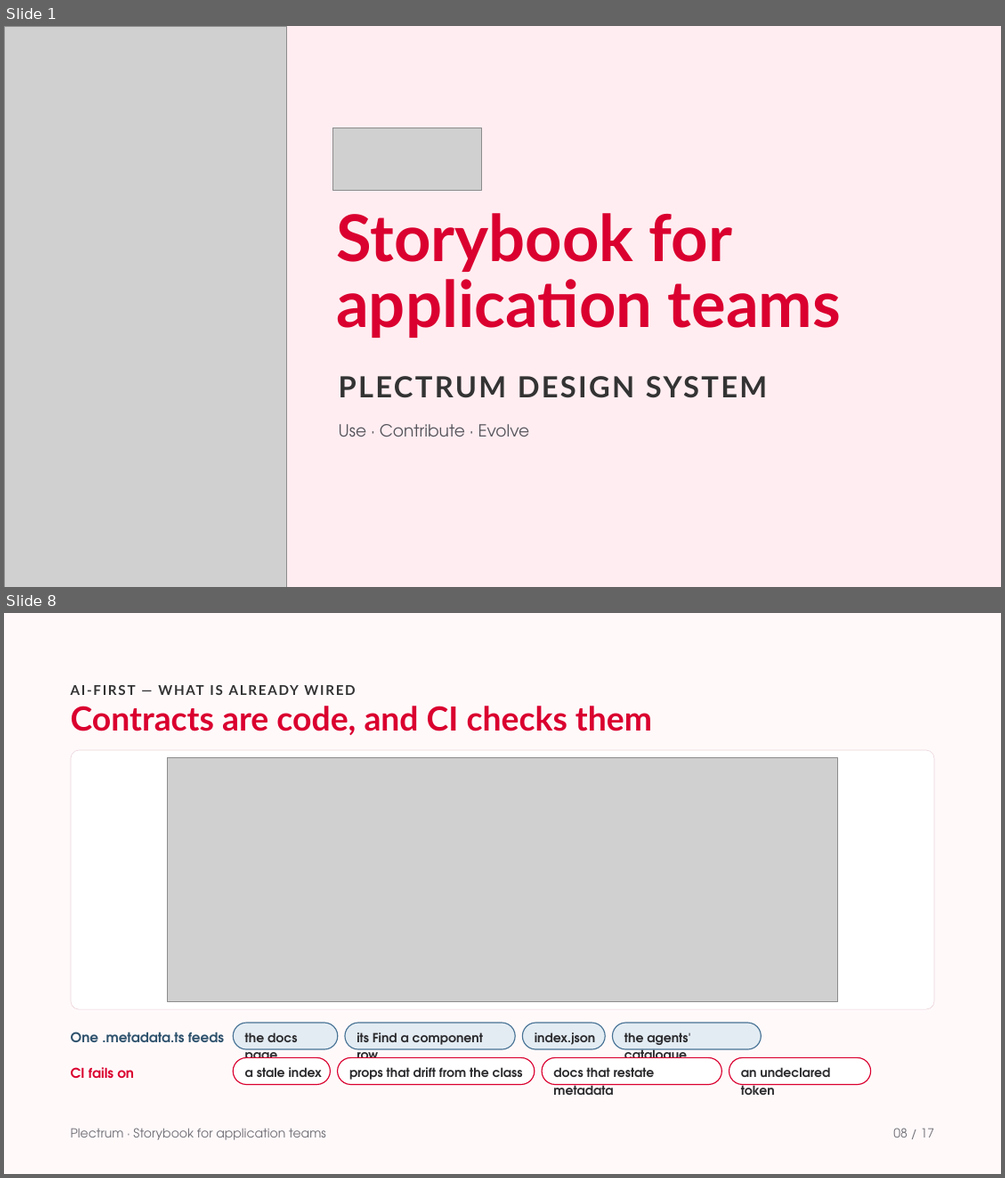
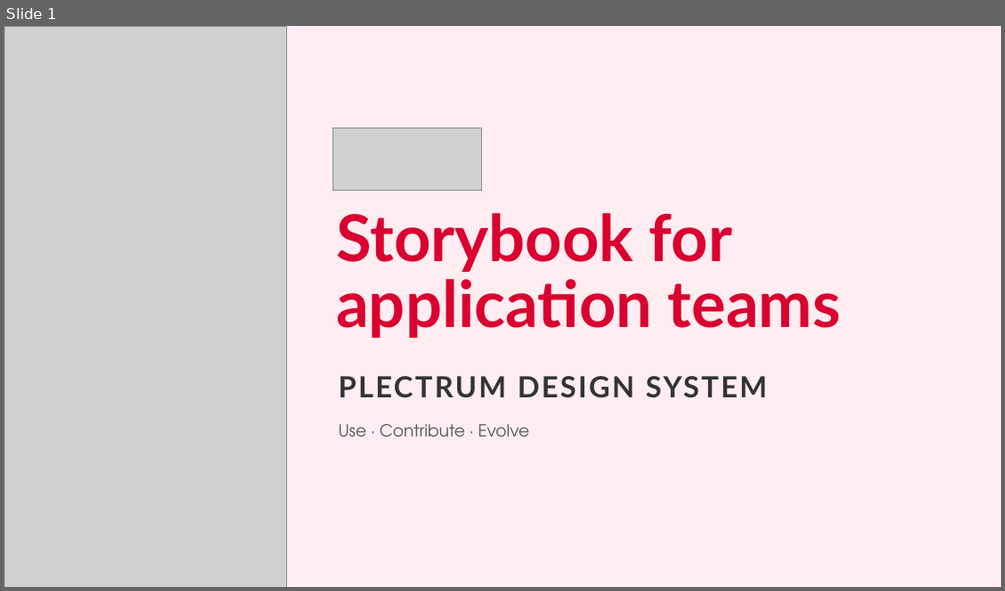
Before and after one commit to solidaris-danielbodigil/solidaris-plectrum, a slide deck: docs/Storybook for application teams.pptx. Shown one above the other, each under a label of ours: slides 1 and 8 before the commit, slide 1 after it; the slides between them are not shown. The pictures are 1005x1178 and 1005x591 pixels, drawn with LibreOffice and Linux fonts; fonts in the diff are those of the drawing; grey boxes stand for pictures. Boxes give left, top, right and bottom in pixels: in the first picture for what was removed or moved away, otherwise in the second. Text is boxed around its words. In the diff, an @@ line names an element or a change of style, - is before the commit and + after.

Commit message:
docs: add Storybook presentation for application teams

```diff
--- a/docs/Storybook for application teams.pptx
+++ b/docs/Storybook for application teams.pptx
@@ slide 8 removed at box(4, 613, 1001, 1174), background #FFF9FA @@
@@ text removed at box(71, 680, 961, 700) @@
-AI-FIRST — WHAT IS ALREADY WIRED
@@ text removed at box(71, 706, 652, 735) @@
-Contracts are code, and CI checks them
@@ rounded rectangle removed at box(71, 750, 934, 1009) @@
@@ picture removed at box(167, 757, 838, 1001) @@
@@ text removed at box(71, 1031, 224, 1042) @@
-One .metadata.ts feeds
@@ rounded rectangle removed at box(233, 1022, 338, 1050) @@
@@ text removed at box(245, 1032, 297, 1058) @@
-the docs page
@@ rounded rectangle removed at box(345, 1022, 516, 1050) @@
@@ text removed at box(356, 1032, 483, 1058) @@
-its Find a component row
@@ rounded rectangle removed at box(522, 1022, 606, 1050) @@
@@ text removed at box(534, 1032, 595, 1045) @@
-index.json
@@ rounded rectangle removed at box(613, 1022, 761, 1050) @@
@@ text removed at box(624, 1032, 690, 1058) @@
-the agents' catalogue
@@ rounded rectangle removed at box(233, 1058, 330, 1085) @@
@@ rounded rectangle removed at box(338, 1058, 534, 1085) @@
@@ rounded rectangle removed at box(542, 1058, 722, 1085) @@
@@ rounded rectangle removed at box(729, 1058, 871, 1085) @@
@@ text removed at box(71, 1067, 134, 1078) @@
-CI fails on
@@ text removed at box(245, 1067, 322, 1083) @@
-a stale index
@@ text removed at box(349, 1067, 523, 1079) @@
-props that drift from the class
@@ text removed at box(553, 1067, 655, 1094) @@
-docs that restate metadata
@@ text removed at box(741, 1067, 830, 1094) @@
-an undeclared token
@@ text removed at box(71, 1127, 326, 1140) @@
-Plectrum · Storybook for application teams
@@ text removed at box(893, 1127, 935, 1137) @@
-08 / 17
```
Also in this commit, not shown: 14 slides changed, 1 slide added, 1 other slide removed.
